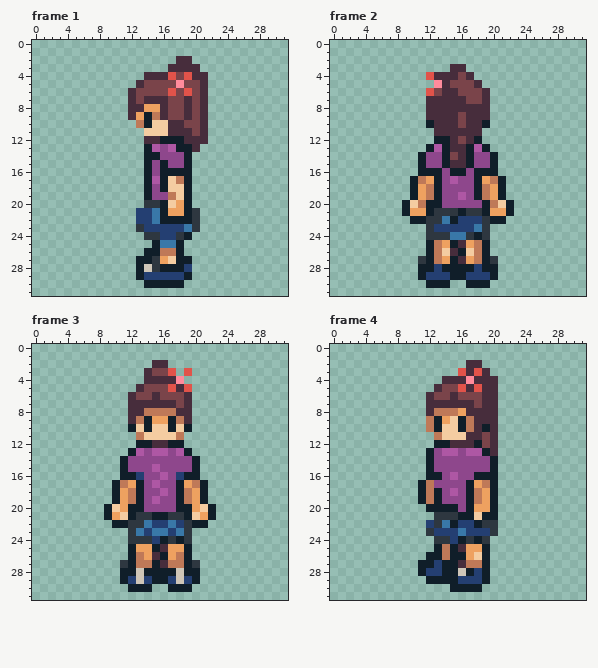
Two versions of one pixel-art file, scratch/conscience.aseprite. The picture above is the old version.
32x32 pixels, 33 frames. Shown: frame 1, frame 2, frame 3, frame 4. The commit also changed other frames, which this record leaves out.
The result:
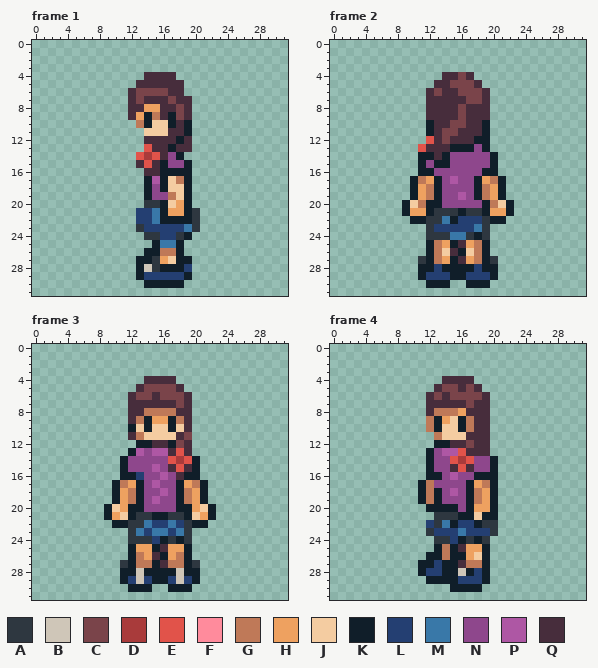
Palette (. is transparent): A #2e3740  B #cfc6b8  C #7a444a  D #a93b3b  E #e1534a  F #ff8b9c  G #bf7958  H #eea160  J #f4cca1  K #101e29  L #243f72  M #3978a8  N #8e478c  P #ae57a4  Q #472d3c
What changed:
Changed rows in their new state; - is an unchanged pixel.
Frame 1:
first column x 13:
 2 -----..--
 3 ----....-
 4 ----Q....
 5 -QQQQQ...
 6 ----QQ...
 7 -----Q-..
 8 ----Q--..
 9 ----K--..
10 ----K-K..
11 ------K..
12 ---QQ--..
13 -EQQKQQ.-
14 EDEQ-K.--
15 QEQ------
16 -QQ------
Frame 2:
first column x 11:
 3 ----..---
 4 -..------
 5 --Q------
 6 -Q-------
 8 -----C---
10 ----C----
11 -K-CC---K
12 -EQC-Q--K
13 EQQQKK-N-
14 -KQ-NNN--
15 --K-NNN--
16 --N-NN-N-
Frame 3:
first column x 14:
 2 -..---
 3 ....-.
 4 ----.-
 5 ---C-.
first column x 12:
10 -------Q
11 Q-----QC
12 ------CQ
13 -----QEQ
14 -----EDE
15 -----QEQ
16 ------Q-
Frame 4:
first column x 14:
 2 ---..--
 3 --....-
 4 ---Q...
 5 --QCQ..
 6 QC----.
 7 ---CQ-.
 8 ------.
 9 ------.
10 -----Q.
11 -----Q.
12 ---CQQ.
13 --EQQQ.
14 -EDE---
15 -QEQ---
Boxes around the changes in both pictures, in picture pixels (x1, y1, x2, y2):
changed: (136, 56, 208, 176)
changed: (418, 64, 490, 176)
changed: (144, 360, 192, 392)
changed: (128, 424, 192, 480)
changed: (442, 360, 498, 472)
